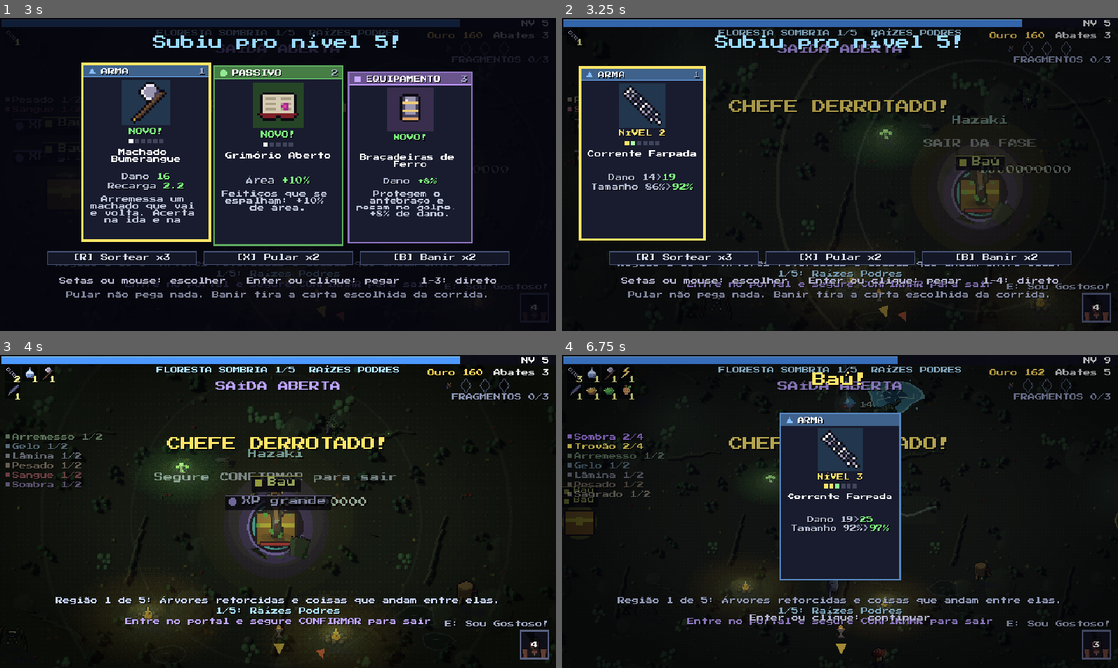
Above: before the commit, frames 1-4 (two rows, left to right).
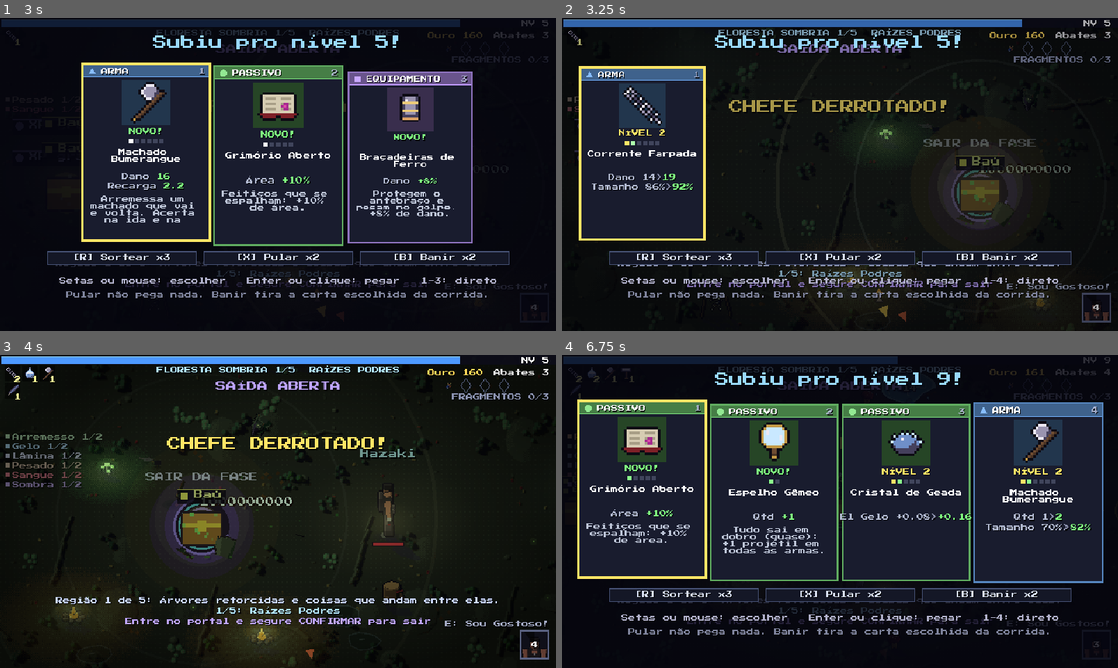
Above: after the commit, the same moments.

Repository: brenoalmeidatec/KIKIU-Survival
Game: Godot game, scene res://testes/prorrogacao.tscn
The game is run twice, just before and just after one commit, with the same random seed, the same clock (stepped at 60 frames per second) and the same inputs. This scene is started directly instead of the project's main scene.
Inputs (mouse positions are in pixels of both pictures, inside the frame that each line leads up to):
- Up to frame 1 (3 s): tap Enter at 0.5, 2.1, 2.75 s; move the mouse to (400, 158) at 0.52 s; hold D 0.53-1.25 s; tap 1 at 0.6 s; click (400, 158) at 0.67 s; tap Space at 0.77, 2 s; drag from (166, 190) to (250, 237) at 1.27 s; move the mouse to (333, 105) at 2.02 s; hold D 2.03-2.75 s; drag from (250, 237) to (111, 127) at 2.77 s
- Up to frame 2 (3.25 s): no input
- Up to frame 3 (4 s): move the mouse to (444, 558) at 3.52 s; hold A from 3.53 s (still down); tap Backspace at 3.6 s; tap Space at 3.77 s
- Up to frame 4 (6.75 s): release A at 4.25 s; drag from (673, 464) to (756, 433) at 4.27 s; move the mouse to (867, 511) at 5.02 s; hold S 5.03-5.75 s; tap Shift at 5.1 s; click (867, 511) at 5.17 s; drag from (756, 433) to (728, 527) at 5.77 s; move the mouse to (962, 495) at 6.52 s; hold W from 6.53 s (still down); tap Z at 6.6 s

Frame 1 is identical in both runs. In frame 2, 0.3% of the frame differs, in the area x 70-80%, y 31-62%; in frame 3, 9.8%; in frame 4, 54%, in the area x 0-100%, y 0-100%.

Commit message:
Fase (#112): teste faz o robô andar até o portal e sair
Co-Authored-By: Claude Opus 5.5 <noreply@anthropic.com>

Diff:
--- a/jogos/hordas/projeto/testes/prorrogacao.gd
+++ b/jogos/hordas/projeto/testes/prorrogacao.gd
@@ -99,7 +99,9 @@
 	a.jogador.invencivel = 99.0
 	await esperar(0.5)
 	ok(not a.entre_fases and a.saida.seg == 0.0, "dentro do portal mas sem segurar confirmar: não sai")
-	a.bot = true   # o robô segura confirmar sozinho
+	a.jogador.position = a.saida.pos + Vector2(160, 8)   # longe: o robô precisa andar até o portal sozinho
+	a.bot = true   # o robô anda até o portal e segura confirmar sozinho
+	a.jogador.bot = true
 	var n := 0
 	while a.saida.seg <= 0.0 and n < 40:   # (o tempo do jogo pode andar mais devagar que o relógio: câmera lenta da entrada do chefe)
 		await esperar(0.1)
